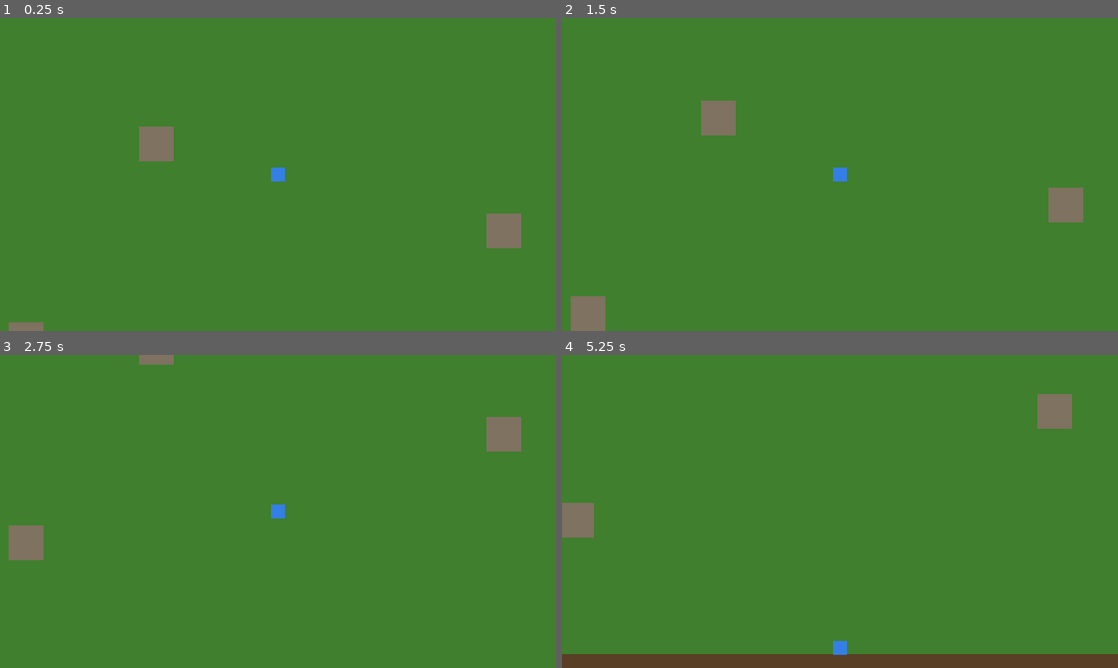
Above: before the commit, frames 1-4 (two rows, left to right).
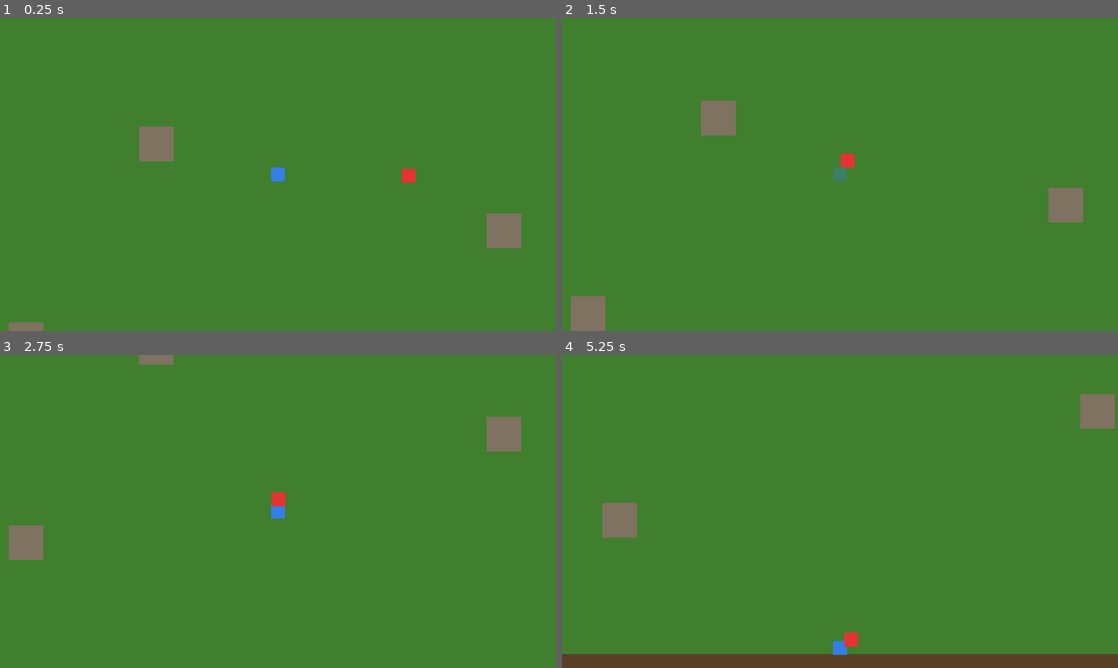
Above: after the commit, the same moments.

Repository: zwentty/v-2-jeu
Game: Godot game, scene res://scenes/world/world.tscn
Two runs of this game, one before a commit and one after it. Both use one fixed random seed, a clock stepped at 60 frames per second and the inputs below.
Inputs:
- Up to frame 1 (0.25 s): no input
- Up to frame 2 (1.5 s): hold D 0.53-1.28 s; hold Q 0.53-1.28 s; hold S from 1.28 s (still down); tap Z at 1.35 s
- Up to frame 3 (2.75 s): release S at 2.03 s; hold D from 2.03 s (still down); hold Q from 2.03 s (still down)
- Up to frame 4 (5.25 s): tap Enter at 2.75 s; release Q at 2.78 s; tap Z at 2.85, 4.35 s; release D at 3.53 s; hold Q 3.53-4.28 s; hold S from 3.53 s (still down); tap Space at 5 s; hold Q from 5.03 s (still down)

The runs differ from the first frame. In frame 1, 0.1% of the frame differs, in the area x 72-75%, y 48-53%; in frame 2, 0.2%; in frame 3, 0.1%; in frame 4, 2.9%, in the area x 0-100%, y 12-94%.

Commit message:
ennemy avec début de pathfiding
Co-authored-by: Copilot <copilot@github.com>

Diff:
--- /dev/null
+++ b/scenes/enemy/enemy.gd
@@ -0,0 +1,105 @@
+# =============================================================================
+# enemy.gd
+# Script attaché au nœud Enemy (CharacterBody2D)
+# =============================================================================
+
+# L'ennemi hérite de CharacterBody2D pour avoir accès à la physique et collisions
+extends CharacterBody2D
+
+# -----------------------------------------------------------------------------
+# CONSTANTES
+# =============================================================================
+
+# Vitesse de déplacement de l'ennemi en pixels par seconde
+const SPEED = 250.0
+
+# Dégâts infligés au joueur au contact
+const DAMAGE_AMOUNT = 1
+
+# Délai entre chaque coup au joueur (en secondes)
+const DAMAGE_COOLDOWN = 1.0
+
+# Portée de détection du joueur (distance en pixels)
+const DETECTION_RANGE = 500.0
+
+# =============================================================================
+# VARIABLES D'ÉTAT
+# =============================================================================
+
+# Référence au joueur (trouvée automatiquement)
+var player: Node2D = null
+
+# Coodown pour les dégâts (évite que l'ennemi inflige des dégâts trop souvent)
+var damage_cooldown_timer: float = 0.0
+
+# =============================================================================
+# _ready()
+# Appelée quand l'ennemi entre dans la scène
+# =============================================================================
+func _ready() -> void:
+	# On trouve le joueur dans le groupe "player"
+	player = get_tree().get_first_node_in_group("player")
+
+	# On connecte le signal de l'Area2D pour détecter les contacts
+	$HitArea.body_entered.connect(_on_hit_area_body_entered)
+
+	# On règle le NavigationAgent2D pour un meilleur suivi
+	$NavigationAgent2D.path_desired_distance = 15.0
+	$NavigationAgent2D.target_desired_distance = 15.0
+	$NavigationAgent2D.avoidance_enabled = true
+
+# =============================================================================
+# _physics_process(delta)
+# Appelée à chaque frame physique (60 fois/seconde par défaut)
+# =============================================================================
+func _physics_process(delta: float) -> void:
+	# Si le joueur a été trouvé et est suffisamment proche
+	if player and global_position.distance_to(player.global_position) <= DETECTION_RANGE:
+		_follow_player_with_pathfinding()
+	else:
+		# Sinon, l'ennemi ne se déplace pas
+		velocity = Vector2.ZERO
+
+	# On applique la vélocité et on gère les collisions
+	move_and_slide()
+
+	# On diminue le coodown des dégâts
+	if damage_cooldown_timer > 0.0:
+		damage_cooldown_timer -= delta
+
+# =============================================================================
+# _follow_player_with_pathfinding()
+# Utilise NavigationAgent2D pour contourner intelligemment les obstacles
+# =============================================================================
+func _follow_player_with_pathfinding() -> void:
+	if not player:
+		return
+
+	# On met à jour la cible du NavigationAgent2D chaque frame pour suivre le joueur
+	$NavigationAgent2D.target_position = player.global_position
+
+	# On récupère la prochaine position sur le chemin
+	if not $NavigationAgent2D.is_navigation_finished():
+		var next_position = $NavigationAgent2D.get_next_path_position()
+
+		# Calcul de la direction vers ce point du chemin
+		var direction = (next_position - global_position).normalized()
+
+		# On assigne la vélocité
+		velocity = direction * SPEED
+	else:
+		# Si on a atteint la cible, on s'arrête
+		velocity = Vector2.ZERO
+
+# =============================================================================
+# _on_hit_area_body_entered(body)
+# Signal appelé quand un corps entre en contact avec l'Area2D
+# =============================================================================
+func _on_hit_area_body_entered(body: Node2D) -> void:
+	# Vérifier que c'est bien le joueur et que le cooldown est écoulé
+	if body == player and damage_cooldown_timer <= 0.0:
+		# On inflige des dégâts au joueur
+		player.take_damage(DAMAGE_AMOUNT)
+
+		# On réinitialise le cooldown
+		damage_cooldown_timer = DAMAGE_COOLDOWN
--- /dev/null
+++ b/scenes/enemy/enemy.tscn
@@ -0,0 +1,26 @@
+[gd_scene load_steps=2 format=3 uid="uid://ce4ongkgfv5d8"]
+
+[ext_resource type="Script" path="res://scenes/enemy/enemy.gd" id="1"]
+
+[sub_resource type="CircleShape2D" id="1"]
+radius = 14.0
+
+[sub_resource type="CircleShape2D" id="2"]
+radius = 16.0
+
+[node name="Enemy" type="CharacterBody2D"]
+script = ExtResource("1")
+
+[node name="Visual" type="Polygon2D" parent="."]
+color = Color(0.9, 0.2, 0.2, 1)
+polygon = PackedVector2Array(-16, -16, 16, -16, 16, 16, -16, 16)
+
+[node name="CollisionShape2D" type="CollisionShape2D" parent="."]
+shape = SubResource("1")
+
+[node name="HitArea" type="Area2D" parent="."]
+
+[node name="CollisionShape2D" type="CollisionShape2D" parent="HitArea"]
+shape = SubResource("2")
+
+[node name="NavigationAgent2D" type="NavigationAgent2D" parent="."]
--- a/scenes/world/world.tscn
+++ b/scenes/world/world.tscn
@@ -1,167 +1,140 @@
-[gd_scene load_steps=5 format=3]
+[gd_scene format=3 uid="uid://dbs1080blvpto"]
 
-; -----------------------------------------------------------------------
-; RESSOURCES EXTERNES
-; -----------------------------------------------------------------------
+[ext_resource type="PackedScene" path="res://scenes/player/player.tscn" id="1"]
+[ext_resource type="PackedScene" uid="uid://ce4ongkgfv5d8" path="res://scenes/enemy/enemy.tscn" id="2"]
 
-; On charge la scène du joueur comme une ressource.
-; Dans le nœud Player plus bas, on l'instanciera avec "instance=".
-; C'est comme un "prefab" : une scène réutilisable qu'on place dans une autre.
-[ext_resource type="PackedScene" path="res://scenes/player/player.tscn" id="1"]
-
-; -----------------------------------------------------------------------
-; SOUS-RESSOURCES : formes de collision pour les murs et obstacles
-; -----------------------------------------------------------------------
-
-; Mur horizontal (haut et bas) : 2560px de large, 32px de haut
 [sub_resource type="RectangleShape2D" id="1"]
 size = Vector2(2560, 32)
 
-; Mur vertical (gauche et droite) : 32px de large, 1440px de haut
 [sub_resource type="RectangleShape2D" id="2"]
 size = Vector2(32, 1440)
 
-; Obstacle carré (rocher) : 80x80 pixels
 [sub_resource type="RectangleShape2D" id="3"]
 size = Vector2(80, 80)
 
-; -----------------------------------------------------------------------
-; NOEUDS DE LA SCÈNE MONDE
-; -----------------------------------------------------------------------
+[sub_resource type="NavigationPolygon" id="4"]
+vertices = PackedVector2Array(0, 0, 2560, 0, 2560, 1440, 0, 1440)
+polygons = [PackedInt32Array(0, 1, 2, 3)]
+outlines = [PackedVector2Array(0, 0, 2560, 0, 2560, 1440, 0, 1440)]
 
-; --- RACINE ---
-; Node2D simple : conteneur de base pour une scène 2D.
-; Pas de physique, pas de collision. Juste un conteneur.
-[node name="World" type="Node2D"]
+[node name="World" type="Node2D" unique_id=437363428]
 
-; --- SOL ---
-; Polygon2D : couvre toute la carte (2560x1440) avec une couleur verte.
-; Ce nœud est PUREMENT VISUEL. Il n'a pas de collision.
-; Le joueur ne "tombe" pas car c'est un jeu vue de dessus (top-down).
-[node name="Ground" type="Polygon2D" parent="."]
+[node name="Navigation" type="NavigationRegion2D" parent="."]
+navigation_polygon = SubResource("4")
+
+[node name="Ground" type="Polygon2D" parent="." unique_id=1921836401]
 color = Color(0.25, 0.5, 0.18, 1)
 polygon = PackedVector2Array(0, 0, 2560, 0, 2560, 1440, 0, 1440)
 
-; -----------------------------------------------------------------------
-; MURS (4 bords de la carte)
-; Chaque mur = un StaticBody2D + un Polygon2D (visuel) + un CollisionShape2D
-;
-; StaticBody2D : corps physique IMMOBILE. Il ne bouge jamais.
-; Le joueur peut entrer en collision avec lui, mais il ne se déplace pas.
-; C'est différent de CharacterBody2D (personnage) ou RigidBody2D (objet physique).
-; -----------------------------------------------------------------------
-
-; MUR DU HAUT
-; position = (1280, 16) → centré horizontalement, collé au bord haut
-[node name="WallTop" type="StaticBody2D" parent="."]
+[node name="WallTop" type="StaticBody2D" parent="." unique_id=563772479]
 position = Vector2(1280, 16)
 
-[node name="Visual" type="Polygon2D" parent="WallTop"]
+[node name="Visual" type="Polygon2D" parent="WallTop" unique_id=1737137028]
 color = Color(0.35, 0.25, 0.15, 1)
 polygon = PackedVector2Array(-1280, -16, 1280, -16, 1280, 16, -1280, 16)
 
-[node name="CollisionShape2D" type="CollisionShape2D" parent="WallTop"]
+[node name="CollisionShape2D" type="CollisionShape2D" parent="WallTop" unique_id=1686919126]
 shape = SubResource("1")
 
-; MUR DU BAS
-; position = (1280, 1424) → centré horizontalement, collé au bord bas
-[node name="WallBottom" type="StaticBody2D" parent="."]
+[node name="WallBottom" type="StaticBody2D" parent="." unique_id=1551674641]
 position = Vector2(1280, 1424)
 
-[node name="Visual" type="Polygon2D" parent="WallBottom"]
+[node name="Visual" type="Polygon2D" parent="WallBottom" unique_id=1743852536]
 color = Color(0.35, 0.25, 0.15, 1)
 polygon = PackedVector2Array(-1280, -16, 1280, -16, 1280, 16, -1280, 16)
 
-[node name="CollisionShape2D" type="CollisionShape2D" parent="WallBottom"]
+[node name="CollisionShape2D" type="CollisionShape2D" parent="WallBottom" unique_id=1087671334]
 shape = SubResource("1")
 
-; MUR GAUCHE
-; position = (16, 720) → collé au bord gauche, centré verticalement
-[node name="WallLeft" type="StaticBody2D" parent="."]
+[node name="WallLeft" type="StaticBody2D" parent="." unique_id=2133149777]
 position = Vector2(16, 720)
 
-[node name="Visual" type="Polygon2D" parent="WallLeft"]
+[node name="Visual" type="Polygon2D" parent="WallLeft" unique_id=1504337056]
 color = Color(0.35, 0.25, 0.15, 1)
 polygon = PackedVector2Array(-16, -720, 16, -720, 16, 720, -16, 720)
 
-[node name="CollisionShape2D" type="CollisionShape2D" parent="WallLeft"]
+[node name="CollisionShape2D" type="CollisionShape2D" parent="WallLeft" unique_id=1820151170]
 shape = SubResource("2")
 
-; MUR DROIT
-; position = (2544, 720) → collé au bord droit, centré verticalement
-[node name="WallRight" type="StaticBody2D" parent="."]
+[node name="WallRight" type="StaticBody2D" parent="." unique_id=8244876]
 position = Vector2(2544, 720)
 
-[node name="Visual" type="Polygon2D" parent="WallRight"]
+[node name="Visual" type="Polygon2D" parent="WallRight" unique_id=1871565917]
 color = Color(0.35, 0.25, 0.15, 1)
 polygon = PackedVector2Array(-16, -720, 16, -720, 16, 720, -16, 720)
 
-[node name="CollisionShape2D" type="CollisionShape2D" parent="WallRight"]
+[node name="CollisionShape2D" type="CollisionShape2D" parent="WallRight" unique_id=516302264]
 shape = SubResource("2")
 
-; -----------------------------------------------------------------------
-; OBSTACLES (rochers)
-; Regroupés sous un Node2D "Obstacles" pour garder l'arbre de scène propre.
-; Ce Node2D n'a aucun rôle technique : c'est un dossier organisationnel.
-; -----------------------------------------------------------------------
-[node name="Obstacles" type="Node2D" parent="."]
+[node name="Obstacles" type="Node2D" parent="." unique_id=1883738519]
 
-[node name="Rock1" type="StaticBody2D" parent="Obstacles"]
+[node name="Rock1" type="StaticBody2D" parent="Obstacles" unique_id=476317095]
 position = Vector2(400, 300)
 
-[node name="Visual" type="Polygon2D" parent="Obstacles/Rock1"]
+[node name="Visual" type="Polygon2D" parent="Obstacles/Rock1" unique_id=829054007]
 color = Color(0.5, 0.45, 0.38, 1)
 polygon = PackedVector2Array(-40, -40, 40, -40, 40, 40, -40, 40)
 
-[node name="CollisionShape2D" type="CollisionShape2D" parent="Obstacles/Rock1"]
+[node name="CollisionShape2D" type="CollisionShape2D" parent="Obstacles/Rock1" unique_id=798369742]
 shape = SubResource("3")
 
-[node name="Rock2" type="StaticBody2D" parent="Obstacles"]
+[node name="NavigationObstacle2D" type="NavigationObstacle2D" parent="Obstacles/Rock1"]
+shape = SubResource("3")
+
+[node name="Rock2" type="StaticBody2D" parent="Obstacles" unique_id=1931717508]
 position = Vector2(1000, 650)
 
-[node name="Visual" type="Polygon2D" parent="Obstacles/Rock2"]
+[node name="Visual" type="Polygon2D" parent="Obstacles/Rock2" unique_id=445396011]
 color = Color(0.5, 0.45, 0.38, 1)
 polygon = PackedVector2Array(-40, -40, 40, -40, 40, 40, -40, 40)
 
-[node name="CollisionShape2D" type="CollisionShape2D" parent="Obstacles/Rock2"]
+[node name="CollisionShape2D" type="CollisionShape2D" parent="Obstacles/Rock2" unique_id=1111084726]
 shape = SubResource("3")
 
-[node name="Rock3" type="StaticBody2D" parent="Obstacles"]
+[node name="NavigationObstacle2D" type="NavigationObstacle2D" parent="Obstacles/Rock2"]
+shape = SubResource("3")
+
+[node name="Rock3" type="StaticBody2D" parent="Obstacles" unique_id=823291374]
 position = Vector2(1800, 850)
 
-[node name="Visual" type="Polygon2D" parent="Obstacles/Rock3"]
+[node name="Visual" type="Polygon2D" parent="Obstacles/Rock3" unique_id=983478395]
 color = Color(0.5, 0.45, 0.38, 1)
 polygon = PackedVector2Array(-40, -40, 40, -40, 40, 40, -40, 40)
 
-[node name="CollisionShape2D" type="CollisionShape2D" parent="Obstacles/Rock3"]
+[node name="CollisionShape2D" type="CollisionShape2D" parent="Obstacles/Rock3" unique_id=1841283413]
 shape = SubResource("3")
 
-[node name="Rock4" type="StaticBody2D" parent="Obstacles"]
+[node name="NavigationObstacle2D" type="NavigationObstacle2D" parent="Obstacles/Rock3"]
+shape = SubResource("3")
+
+[node name="Rock4" type="StaticBody2D" parent="Obstacles" unique_id=184721311]
 position = Vector2(700, 1100)
 
-[node name="Visual" type="Polygon2D" parent="Obstacles/Rock4"]
+[node name="Visual" type="Polygon2D" parent="Obstacles/Rock4" unique_id=1288989716]
 color = Color(0.5, 0.45, 0.38, 1)
 polygon = PackedVector2Array(-40, -40, 40, -40, 40, 40, -40, 40)
 
-[node name="CollisionShape2D" type="CollisionShape2D" parent="Obstacles/Rock4"]
+[node name="CollisionShape2D" type="CollisionShape2D" parent="Obstacles/Rock4" unique_id=1849238027]
 shape = SubResource("3")
 
-[node name="Rock5" type="StaticBody2D" parent="Obstacles"]
+[node name="NavigationObstacle2D" type="NavigationObstacle2D" parent="Obstacles/Rock4"]
+shape = SubResource("3")
+
+[node name="Rock5" type="StaticBody2D" parent="Obstacles" unique_id=2140403724]
 position = Vector2(2100, 400)
 
-[node name="Visual" type="Polygon2D" parent="Obstacles/Rock5"]
+[node name="Visual" type="Polygon2D" parent="Obstacles/Rock5" unique_id=1910376329]
 color = Color(0.5, 0.45, 0.38, 1)
 polygon = PackedVector2Array(-40, -40, 40, -40, 40, 40, -40, 40)
 
-[node name="CollisionShape2D" type="CollisionShape2D" parent="Obstacles/Rock5"]
+[node name="CollisionShape2D" type="CollisionShape2D" parent="Obstacles/Rock5" unique_id=1497254061]
 shape = SubResource("3")
 
-; -----------------------------------------------------------------------
-; JOUEUR
-; "instance=ExtResource("1")" : on place une instance de player.tscn ici.
-; C'est comme glisser la scène Player depuis le panneau FileSystem de Godot.
-; Le joueur garde son propre arbre interne (Visual, CollisionShape2D, Camera2D).
-; position = (1280, 720) → centre exact de la carte 2560x1440
-; -----------------------------------------------------------------------
-[node name="Player" parent="." instance=ExtResource("1")]
+[node name="NavigationObstacle2D" type="NavigationObstacle2D" parent="Obstacles/Rock5"]
+shape = SubResource("3")
+
+[node name="Player" parent="." unique_id=954420893 instance=ExtResource("1")]
 position = Vector2(1280, 720)
+
+[node name="Enemy" parent="." unique_id=524574944 instance=ExtResource("2")]
+position = Vector2(1639, 724)
